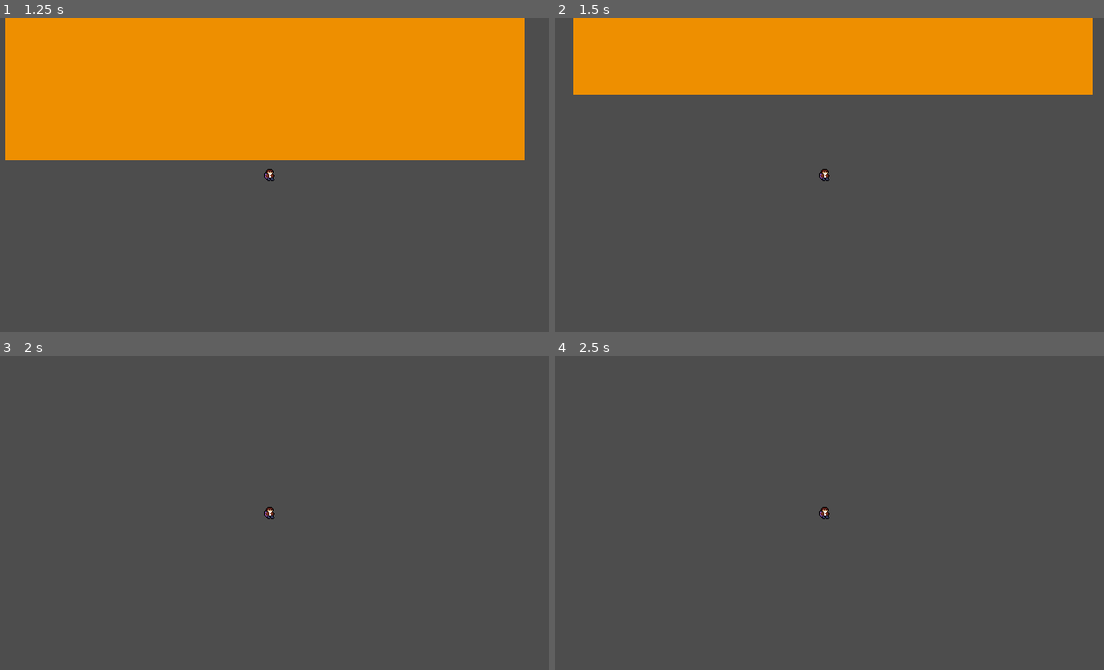
Above: before the commit, frames 1-4 (two rows, left to right).
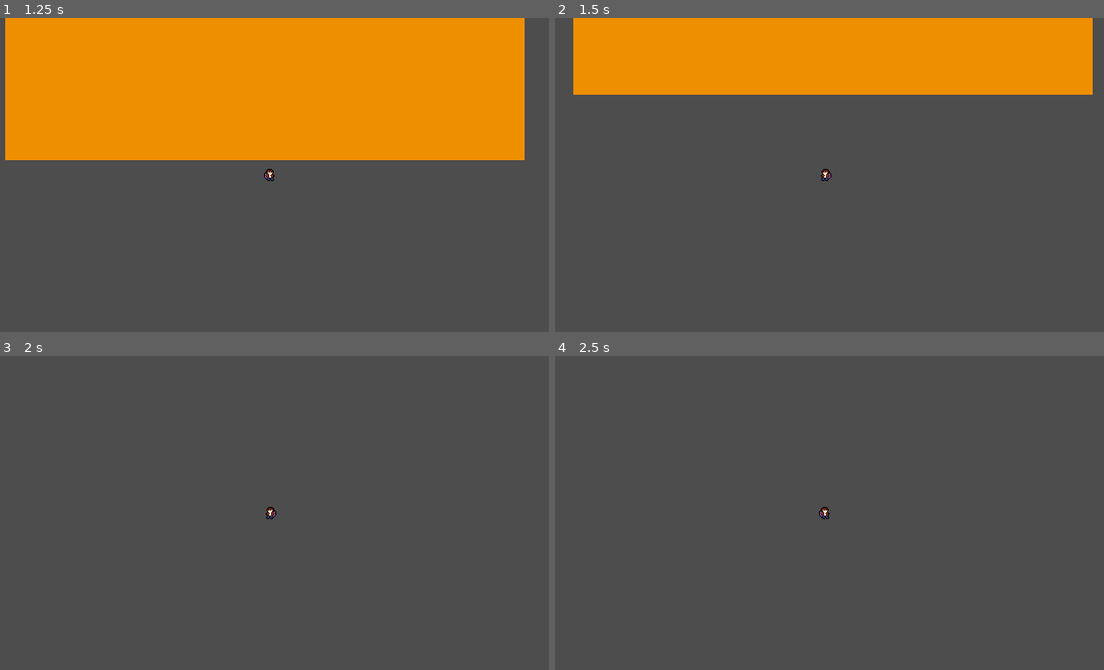
Above: after the commit, the same moments.

Repository: knyaz26/jetpacker
Game: Godot game, scene res://game/arena/arena.tscn
Two runs of this game, one before a commit and one after it. Both use one fixed random seed, a clock stepped at 60 frames per second and the inputs below.
Inputs (mouse positions are in pixels of both pictures, inside the frame that each line leads up to):
- Up to frame 1 (1.25 s): tap Enter at 0.5 s; move the mouse to (395, 159) at 0.52 s; hold D from 0.53 s (still down)
- Up to frame 2 (1.5 s): move the mouse to (714, 190) at 1.27 s; release D at 1.28 s; hold A from 1.28 s (still down)
- Up to frame 3 (2 s): keep holding A
- Up to frame 4 (2.5 s): move the mouse to (878, 443) at 2.02 s; release A at 2.03 s; hold D from 2.03 s (still down)

Frame 1 is identical in both runs. In frame 2, less than 0.1% of the frame differs, in the area x 48-51%, y 48-52%; in frame 3, less than 0.1%; in frame 4, nothing differs.

Commit message:
made player rotatable

Diff:
--- a/game/player/player.gd
+++ b/game/player/player.gd
@@ -9,6 +9,7 @@
 func _process(delta: float) -> void:
 	check_input_and_fly(delta)
 	check_input_and_move(delta)
+	check_where_player_looks()
 	apply_gravity(delta)
 
 func apply_gravity(delta):
@@ -27,3 +28,9 @@
 		position.x += 100 * delta
 	if Input.is_key_pressed(KEY_A):
 		position.x -= 100 * delta
+
+func check_where_player_looks():
+	if get_global_mouse_position().x > position.x:
+		$AnimatedSprite2D.flip_h = false
+	if get_global_mouse_position().x < position.x:
+		$AnimatedSprite2D.flip_h = true
